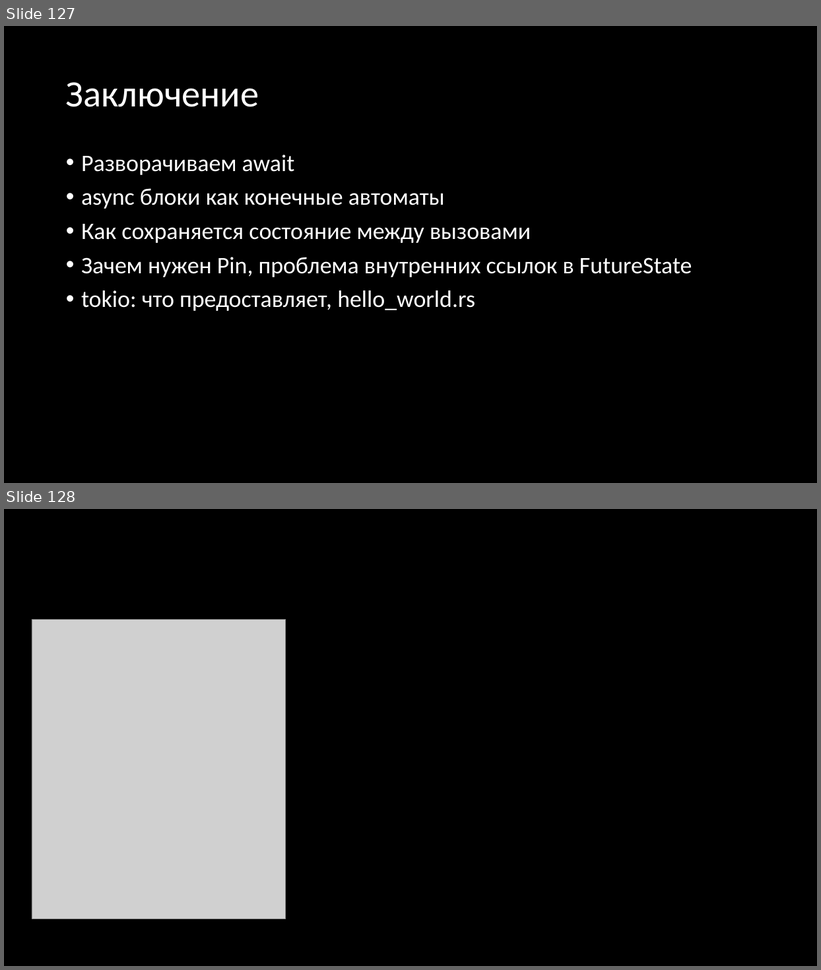
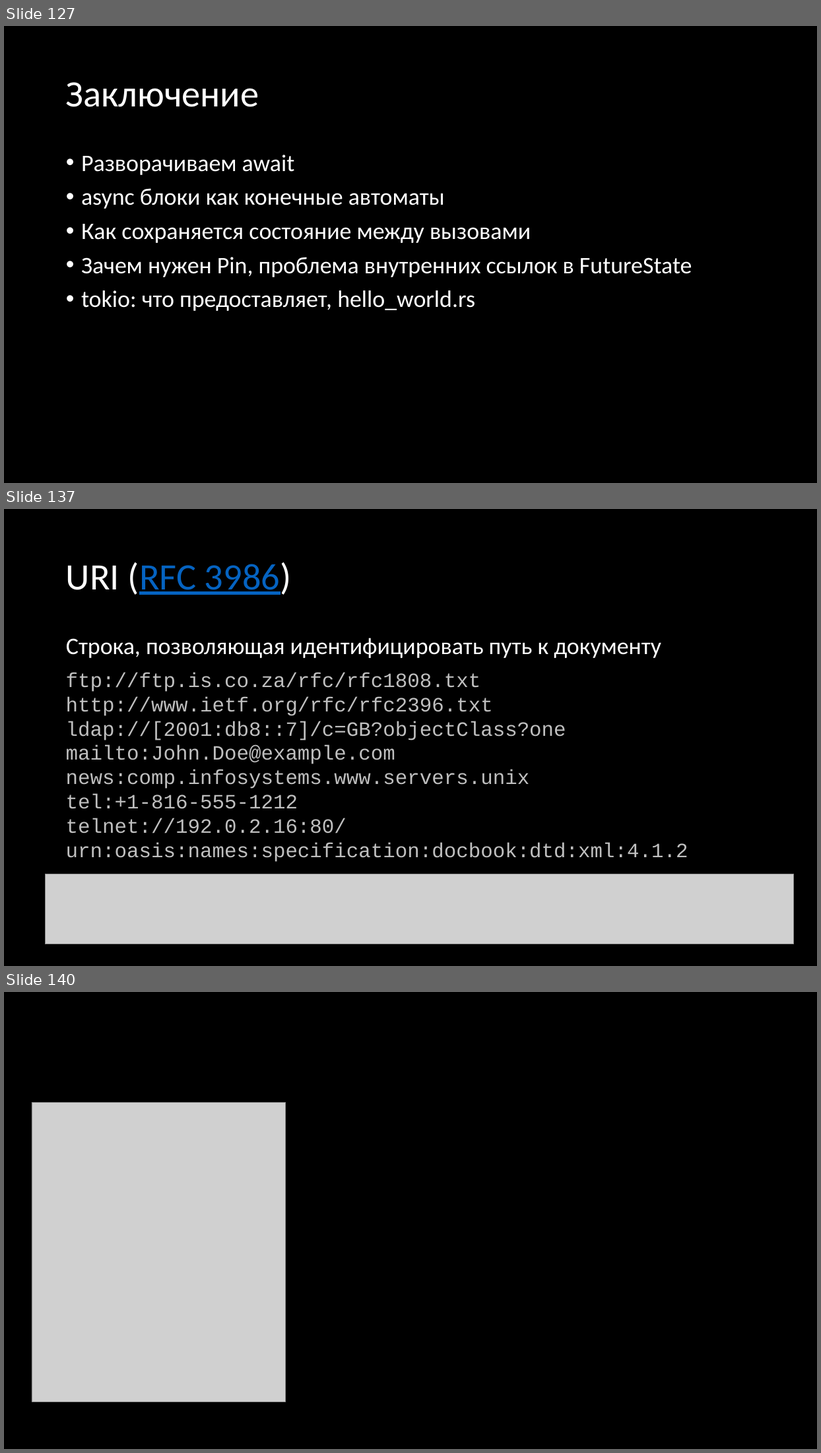
Before and after one commit to Gordon01/learn-rust, a slide deck: keynotes/Rust 2024.pptx. Shown one above the other, each under a label of ours: slides 127 and 128 before the commit, slides 127, 137 and 140 after it; the slides between them are not shown. The pictures are 821x970 and 821x1453 pixels, drawn with LibreOffice and Linux fonts; fonts in the diff are those of the drawing; grey boxes stand for pictures. Boxes give left, top, right and bottom in pixels: in the first picture for what was removed or moved away, otherwise in the second. Text is boxed around its words. In the diff, an @@ line names an element or a change of style, - is before the commit and + after.

```diff
--- a/keynotes/Rust 2024.pptx
+++ b/keynotes/Rust 2024.pptx
@@ slide 137 added at (4, 509, 817, 966), background #000000 @@
@@ title added at (66, 562, 292, 595), 44 pt, text #0563C1, underline @@
+URI (RFC 3986)
@@ text added at (66, 638, 661, 658), 28 pt, text #FFFFFF @@
+Строка, позволяющая идентифицировать путь к документу
@@ text added at (66, 672, 688, 862), 24 pt, text #BFBFBF @@
+ftp://ftp.is.co.za/rfc/rfc1808.txt
+http://www.ietf.org/rfc/rfc2396.txt
+ldap://[2001:db8::7]/c=GB?objectClass?one
+mailto:John.Doe@example.com
+news:comp.infosystems.www.servers.unix
+tel:+1-816-555-1212
+telnet://192.0.2.16:80/
+urn:oasis:names:specification:docbook:dtd:xml:4.1.2
@@ picture added at (45, 875, 794, 945) @@
@@ what was slide 128 is now slide 140 @@
```
Also in this commit, not shown: 11 other slides added, 2 other files.
